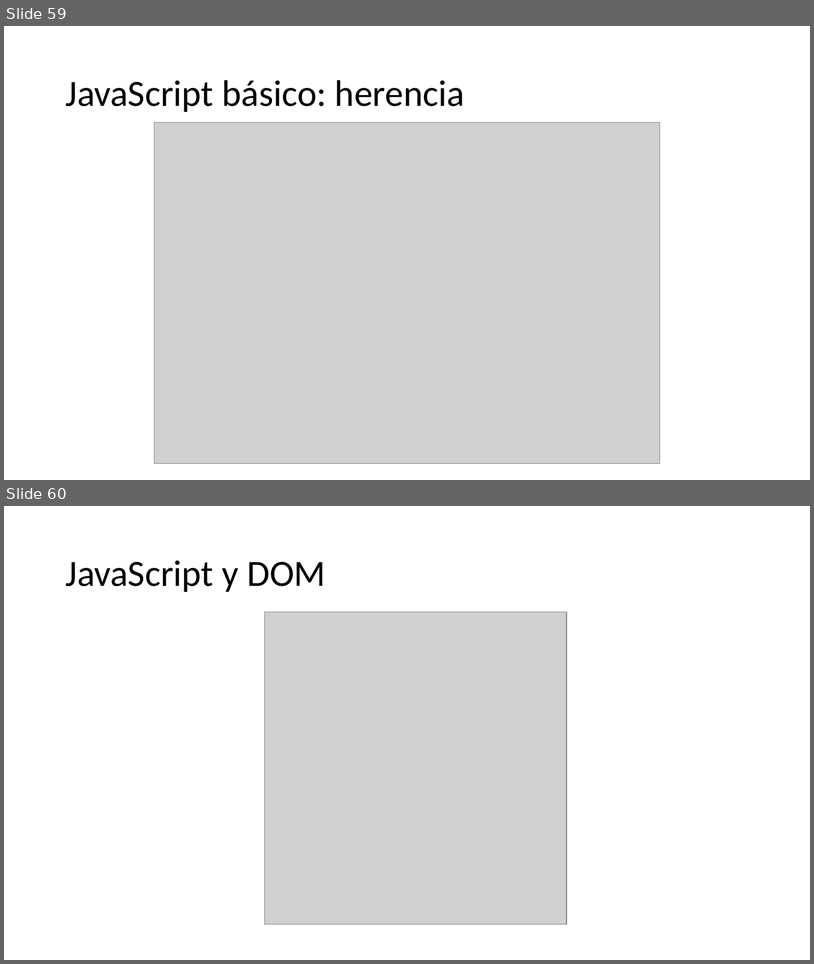
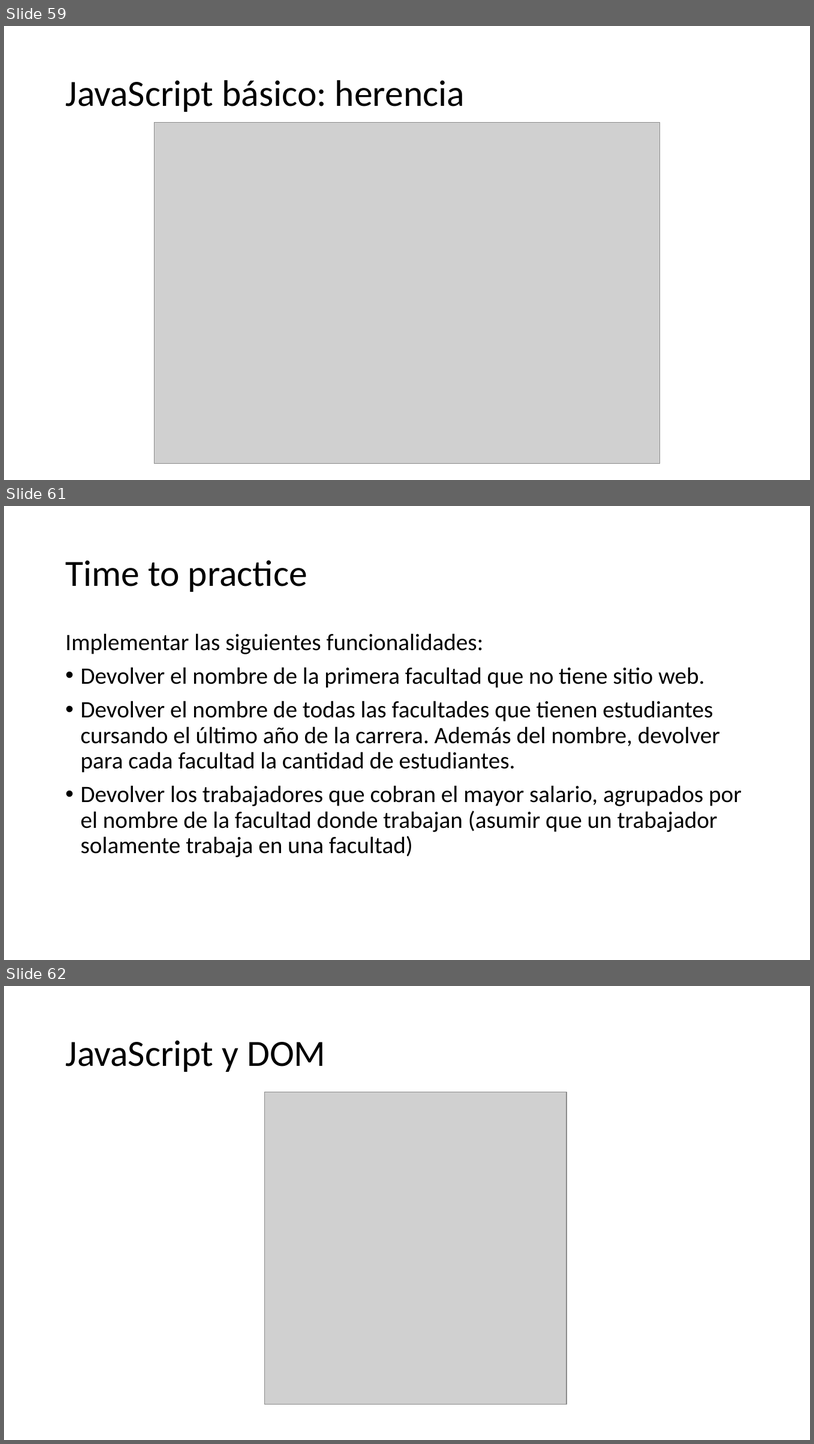
Before and after one commit to SarutobiKonohamaru/js_full_course, a slide deck: Presentacion.pptx. Shown one above the other, each under a label of ours: slides 59 and 60 before the commit, slides 59, 61 and 62 after it; the slides between them are not shown. The pictures are 814x964 and 814x1444 pixels, drawn with LibreOffice and Linux fonts; fonts in the diff are those of the drawing; grey boxes stand for pictures. Boxes give left, top, right and bottom in pixels: in the first picture for what was removed or moved away, otherwise in the second. Text is boxed around its words. In the diff, an @@ line names an element or a change of style, - is before the commit and + after.

```diff
--- a/Presentacion.pptx
+++ b/Presentacion.pptx
@@ slide 61 added at (4, 506, 810, 960), background #FFFFFF @@
@@ title added at (65, 560, 308, 592), 44 pt, text #000000 @@
+Time to practice
@@ text added at (65, 633, 742, 857), 28 pt, text #000000 @@
+Implementar las siguientes funcionalidades:
+• Devolver el nombre de la primera facultad que no tiene sitio web.
+• Devolver el nombre de todas las facultades que tienen estudiantes cursando el último año de la carrera. Además del nombre, devolver para cada facultad la cantidad de estudiantes.
+• Devolver los trabajadores que cobran el mayor salario, agrupados por el nombre de la facultad donde trabajan (asumir que un trabajador solamente trabaja en una facultad)
@@ what was slide 60 is now slide 62 @@
```
Also in this commit, not shown: 1 other slide added.
